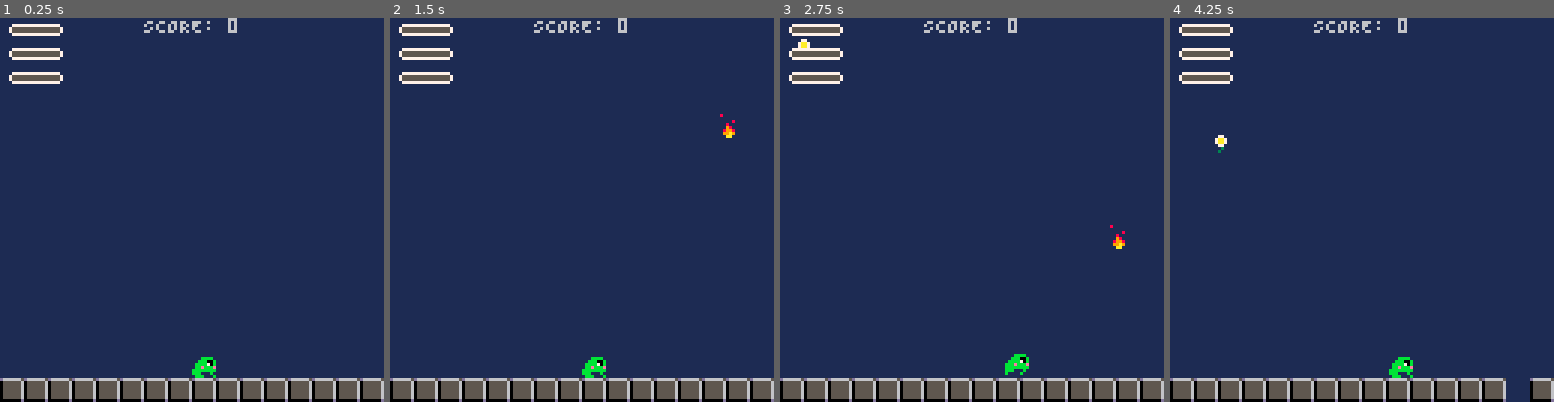
Above: before the commit, frames 1-4 (left to right).
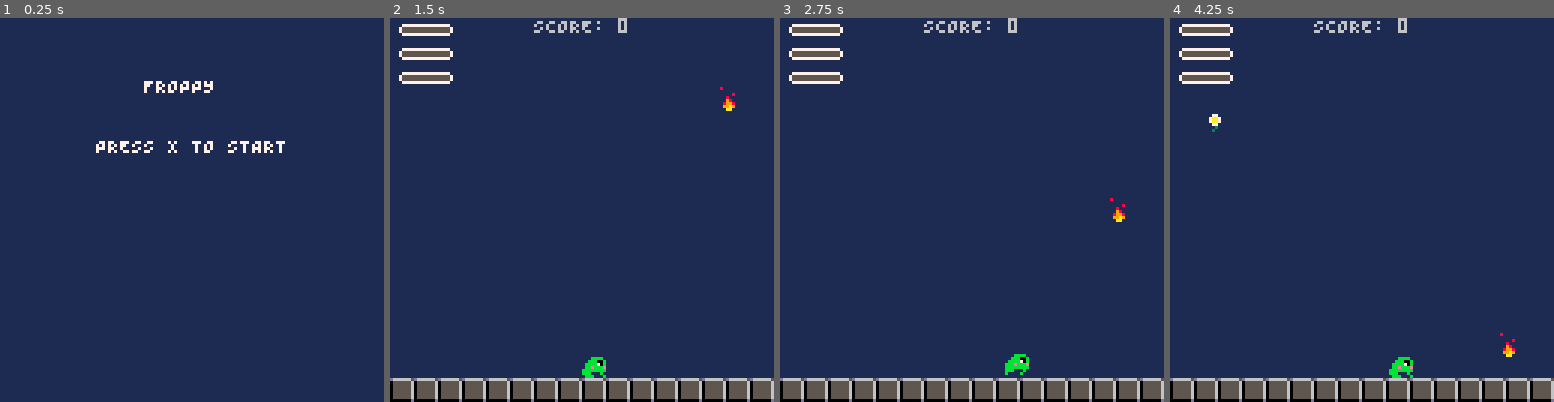
Above: after the commit, the same moments.

Repository: Ricchan-piup/0froppy
Game: PICO-8 cartridge 0main.p8
The game is run twice, just before and just after one commit, with the same random seed, the same clock (stepped at 60 frames per second) and the same inputs.
Inputs:
- Up to frame 1 (0.25 s): no input
- Up to frame 2 (1.5 s): tap O (Z key) at 0.7 s
- Up to frame 3 (2.75 s): hold Right 1.6-2.1 s; tap O (Z key) at 1.7, 2.1, 2.5 s; hold Right from 2.47 s (still down)
- Up to frame 4 (4.25 s): tap O (Z key) every 0.4 s from 2.9 to 4.1 s; release Right at 3.03 s; hold Left 3.08-3.58 s; hold Right from 4.02 s (still down)

The runs differ from the first frame. In frame 1, 8.9% of the frame differs, in the area x 0-100%, y 0-100%; in frame 2, 0.2%; in frame 3, 0.2%; in frame 4, 0.7%.

Commit message:
Added a basic title screen and game over screen

Diff:
--- a/0main.p8
+++ b/0main.p8
@@ -12,18 +12,16 @@
 #include 6sfx.lua
 
 
---todo: analyse sfx 20 (the inversion)
---make the other sfx as interesting
 
 __gfx__
-00000000111bbbb1111111111111b111111bb11111bb11ee111111ee11bb11ee1111111117bbbb71111111110000000000000000000000000000000000000000
-0000000011bbb00b111bbbb111bbb11111bbbee111bbdeee111111ee11bbdeee1111111110bbbb01111111110000000000000000000000000000000000000000
-007007001bbbb70b11bbb00b1bb00e111b00bee11bbbdee1111111111bbbdee111111111effffffe111111110000000000000000000000000000000000000000
-00077000bbbebbbe1bbbb70b1bb70bbb1b70bdd11b00ddd1111111111b00ddd111111111f666666f111111110000000000000000000000000000000000000000
-00077000bbbbbbbb1bbebbbebbebbbb1bbbbbbbbbb70bbbb11111111bb70bbbb1111111b66766666b11111110000000000000000000000000000000000000000
-00700700bbb111b1bbbbbbbbbbbbbbb1bbebbbb1bbebbbb111111111bbebbbb11111111b66676666b11111110000000000000000000000000000000000000000
-00000000b1111b11bbb111b1bbb11bb1bbb11bb1bbb11bb111111111bbb11bb11111111166666666111111110000000000000000000000000000000000000000
-00000000111111111bbb111b1bbb11bb1bbb11bb1bbb11bb111111111bbb11bb1111111fbf6666fbf11111110000000000000000000000000000000000000000
+00000000111bbbb1111111111111b111111bb11111bb11ee111111ee11bb11ee1111111117bbbb71111111111111111100000000000000000000000000000000
+0000000011bbb00b111bbbb111bbb11111bbbee111bbdeee111111ee11bbdeee1111111110bbbb01111111111111111100000000000000000000000000000000
+007007001bbbb70b11bbb00b1bb00e111b00bee11bbbdee1111111111bbbdee111111111effffffe111111111111111100000000000000000000000000000000
+00077000bbbebbbe1bbbb70b1bb70bbb1b70bdd11b00ddd1111111111b00ddd111111111f666666f1111111111bbbb1100000000000000000000000000000000
+00077000bbbbbbbb1bbebbbebbebbbb1bbbbbbbbbb70bbbb11111111bb70bbbb1111111b66766666b11111111bbbbbb100000000000000000000000000000000
+00700700bbb111b1bbbbbbbbbbbbbbb1bbebbbb1bbebbbb111111111bbebbbb11111111b66676666b11111111bbb00b100000000000000000000000000000000
+00000000b1111b11bbb111b1bbb11bb1bbb11bb1bbb11bb111111111bbb11bb1111111116666666611111111bbebbbe100000000000000000000000000000000
+00000000111111111bbb111b1bbb11bb1bbb11bb1bbb11bb111111111bbb11bb1111111fbf6666fbf1111111bbbbbbbbb0000000000000000000000000000000
 00000000144111111411111144111111141111111111111111111c1111c111111111111111111111111111110000000000000000000000000000000000000000
 000000001411111114111111141111111411111111c1111111111111111111111c111111111c1111111111c10000000000000000000000000000000000000000
 0000000044e11414e411141444e11414e411141411111c11111c1111111111111111111111111111111111110000000000000000000000000000000000000000
--- a/1froppy.lua
+++ b/1froppy.lua
@@ -6,17 +6,9 @@
 delay = 2
 debug = 0
 
-function _init()
-	init_actor_data()
-	init_level()
+current_game_state = "titleScreen"
 
-	timer = 0.5
-	music(0)
-	palt(0, false)
-	palt(1, true)
-end
-
-function _update()
+function u_playing()
 	if t() > counter then
 		spawn_ennemy()
 		counter = t() + delay
@@ -35,10 +27,88 @@
 	end
 end
 
+game_states = {
+	titleScreen = {
+		init = function()
+			canStart = false
+			sfx(9, 3)
+		end,
+		update = function()
+			if not btn(4) then
+				canStart = true
+			end
+			-- update title screen variables here
+			if btn(4) and canStart then
+				set_game_state("playing")
+			end
+		end,
+		draw = function()
+			cls(1)
+			print("FROPPY", 48, 20, 7)
+			print("PRESS X TO START", 32, 40, 7)
+		end
+	},
+
+	playing = {
+		init = function()
+			sfx(-1, 3)
+			init_actor_data()
+			init_level()
+			timer = 0.5
+			music(0)
+			palt(0, false)
+			palt(1, true)
+		end,
+		update = u_playing,
+		draw = function()
+			cls(1)
+			draw_map()
+			print("SCORE: " .. score, 48, 0, 6)
+		end
+	},
+
+	gameOver = {
+		init = function()
+			music(-1)
+			sfx(8, 3)
+		end,
+		update = function()
+			u_playing()
+			if btn(4) then
+				set_game_state("titleScreen")
+			end
+		end,
+		draw = function()
+			cls(1)
+			draw_map()
+			print("SCORE: " .. score, 48, 0, 6)
+			print("GAME OVER", 48, 20, 7)
+			print("PRESS X TO RESTART", 32, 40, 7)
+		end
+
+	}
+}
+
+function set_game_state(new_state)
+	if current_game_state == new_state then
+		return
+	end
+	current_game_state = new_state
+	printh(game_states[new_state].init, "debug_log.txt")
+	_init()
+end
+
+
+function _init()
+	game_states[current_game_state].init()
+end
+
+function _update()
+	game_states[current_game_state].update()
+end
+
 function _draw()
 
-	cls(1)
-	draw_map()
-	print("SCORE: " .. score, 48, 0, 6)
+	game_states[current_game_state].draw()
 
 end
--- a/2actors.lua
+++ b/2actors.lua
@@ -160,25 +160,20 @@
 		local x = abs(a.x - pl.x) -- difference of x position between player and projectile
 		local y = abs(a.y - pl.y) -- difference of y position betweeb player and projectile
 		if x < 5 and y < 5 then
-			-- game over if more than half the player overlaps with projectile
-			-- TODO: refactor this into a game over state
-			if pl.tongue then
-				-- del(actors, pl.tongue)
-				if pl.tongue.stuck_ennemy then
-					pl.tongue.stuck_ennemy.eaten = false
-				end
-				-- pl.tongue = nil
-			end
-
-			del(actors, pl)
-			pl = nil
 			del(actors, a)
-			game_state = 0
+			a = nil
+			set_state(pl, pl_dead)
+			set_game_state("gameOver")
+			return
 		end
 	end
 	if a.y > 111 then
 		if destroy_floor(a.x) then
 			del(actors, a)
+		end
+		if a.y > 127 then -- if the projectile is below the screen, delete it
+			del(actors, a)
+			a = nil
 		end
 	end
 end
--- a/3player.lua
+++ b/3player.lua
@@ -8,6 +8,7 @@
 pl_stretching_tongue = 4
 pl_pulling_tongue = 5
 pl_eating_ennemy = 6
+pl_dead = 7
 
 -- overwrites make_actor to initialize the player (player is added to the actors table by make_actor)
 function make_player()
@@ -18,7 +19,7 @@
 	a.move = update_player
 	a.score = 0
 	a.tongue = nil
-	a.canAttack = true -- used to prevent player from spamming tongue by holding btn(4)
+	a.canAttack = false -- used to prevent player from spamming tongue by holding btn(4)
 	a.state = pl_idle
 
 	a.plant = 0
@@ -102,6 +103,21 @@
 				eat_ennemy(a)
 			end,
 			exit = nil
+		},
+
+		[pl_dead] = {
+			enter = function(a)
+				if not a.tongue == nil then
+					del(actors, a.tongue)
+					a.tongue = nil
+				end
+			end,
+			update = function () -- dummy function to prevent player from moving when dead
+				return
+			end,
+			exit = function () -- dummy function
+				return
+			end
 		}
 }
 
@@ -118,7 +134,8 @@
 		[pl_attack] = {start = 3, frames = 3, length = 1, loop = false, next_state = pl_stretching_tongue},
 		[pl_stretching_tongue] = {start =  3, frames = 3, length = 1, loop = false},
 		[pl_pulling_tongue] = {start = 7, frames = 1, length = 0, loop = false},
-		[pl_eating_ennemy] = {start = 7, frames = 1, length = 0, loop = false}
+		[pl_eating_ennemy] = {start = 7, frames = 1, length = 0, loop = false},
+		[pl_dead] = {start = 11, frames = 1, length = 0, loop = false}
 	}
 	return a
 end
--- a/5draw_world.lua
+++ b/5draw_world.lua
@@ -13,7 +13,6 @@
 	if game_state == 0 then
 		print("GAME OVER")
 	end
-
 
 
 	if pl.plant == 0 then
Not shown, changed: the sound effects (__sfx__) section of 0main.p8
Not shown, changed: .gitignore
